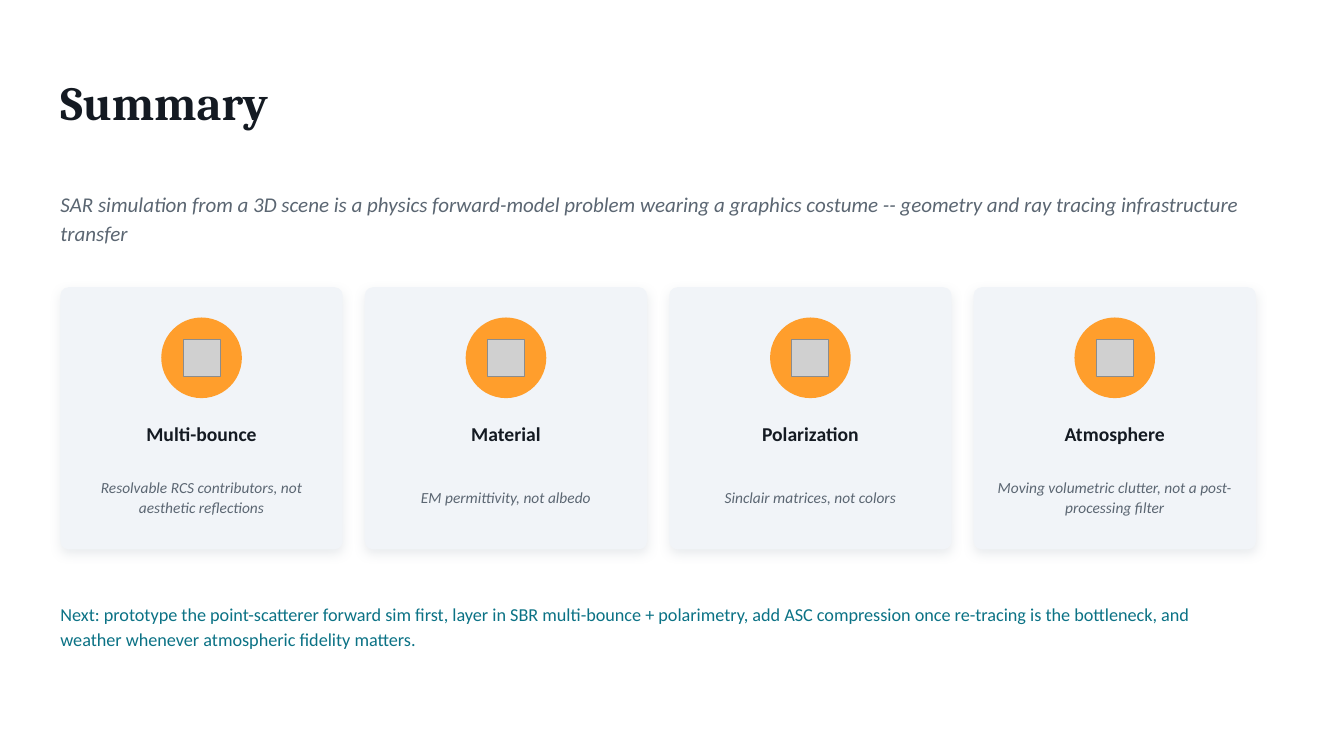
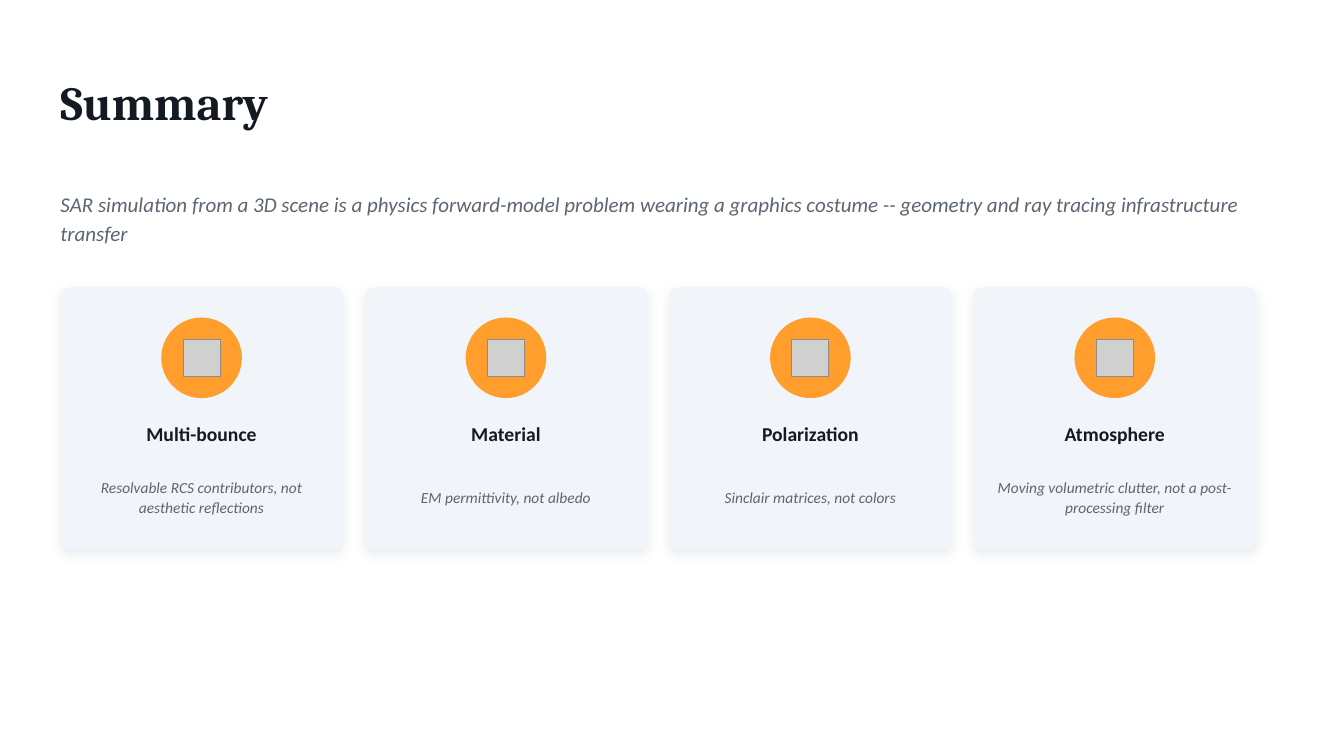
Before and after one commit to dphilli1-00/portfolio, a slide deck: slide 25 of beyond SARCASTIC.pptx (slide 27 before the commit). Drawn at 1344x756 pixels with LibreOffice and Linux fonts; fonts in the diff are those of the drawing; grey boxes stand for pictures. Boxes give left, top, right and bottom in pixels: in the first picture for what was removed or moved away, otherwise in the second. Text is boxed around its words. In the diff, an @@ line names an element or a change of style, - is before the commit and + after.

```diff
--- a/beyond SARCASTIC.pptx
+++ b/beyond SARCASTIC.pptx
@@ text removed at <box>60,608,1189,649</box> @@
-Next: prototype the point-scatterer forward sim first, layer in SBR multi-bounce + polarimetry, add ASC compression once re-tracing is the bottleneck, and weather whenever atmospheric fidelity matters.
```
Also in this commit, not shown: 9 other slides changed, 2 slides added, 19 other files.
